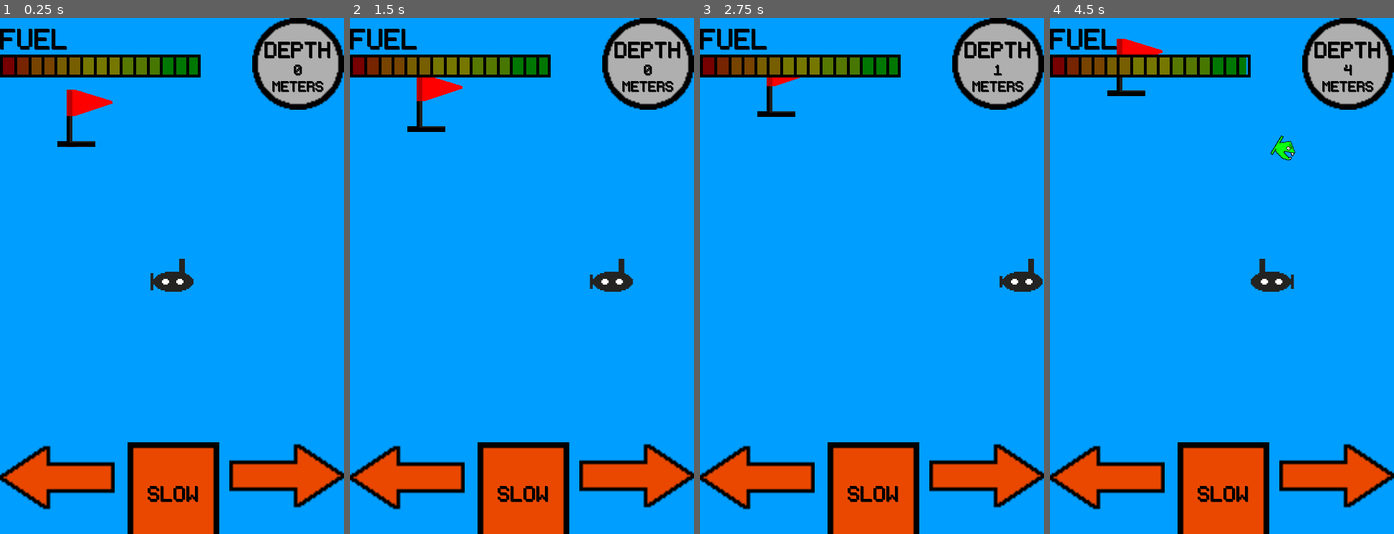
Above: before the commit, frames 1-4 (left to right).
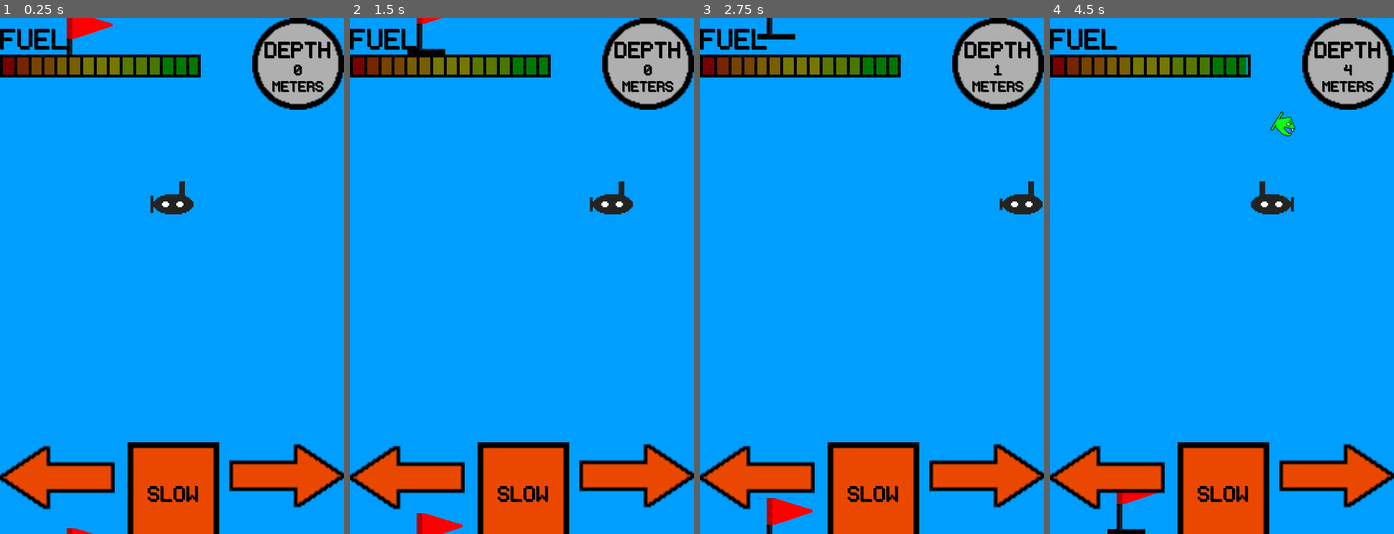
Above: after the commit, the same moments.

Repository: seb-navarro/Endless_Depth
Game: Godot game, scene res://Main/Main.tscn
Same seed, same stepped clock (60 frames per second), same inputs: the game is played once before the commit and once after it.
Inputs:
- Up to frame 1 (0.25 s): no input
- Up to frame 2 (1.5 s): hold D (move_right) 0.53-1.28 s; hold A (move_left) from 1.28 s (still down)
- Up to frame 3 (2.75 s): release A (move_left) at 2.03 s; hold D (move_right) from 2.03 s (still down)
- Up to frame 4 (4.5 s): release D (move_right) at 3.53 s; hold A (move_left) from 3.53 s (still down)

The runs differ from the first frame. In frame 1, 2.0% of the frame differs, in the area x 16-57%, y 0-100%; in frame 2, 2.1%, in the area x 16-83%, y 0-100%; in frame 3, 1.8%; in frame 4, 2.1%.

Commit message:
offset camera so submarine is higher on screen

Diff:
--- a/Camera/camera_2d.gd
+++ b/Camera/camera_2d.gd
@@ -7,8 +7,10 @@
 # Called when the node enters the scene tree for the first time.
 func _ready() -> void:
 	var screen_width = get_viewport().size.x
+	var screen_height = get_viewport().size.y
 	limit_left = 0
 	limit_right = screen_width
+	offset.y = 0.15 * screen_height
 
 
 # Called every frame. 'delta' is the elapsed time since the previous frame.
--- a/Player/Player.tscn
+++ b/Player/Player.tscn
@@ -142,9 +142,9 @@
 "speed": 12.0
 }]
 
-[sub_resource type="Curve2D" id="Curve2D_exuku"]
+[sub_resource type="Curve2D" id="Curve2D_atrv1"]
 _data = {
-"points": PackedVector2Array(0, 0, 0, 0, -400, 360, 0, 0, 0, 0, -400, -520, 0, 0, 0, 0, 400, -520, 0, 0, 0, 0, 400, 360)
+"points": PackedVector2Array(0, 0, 0, 0, -400, 520, 0, 0, 0, 0, -400, -520, 0, 0, 0, 0, 400, -520, 0, 0, 0, 0, 400, 520)
 }
 point_count = 4
 
@@ -171,10 +171,10 @@
 [node name="EnemyTimer" type="Timer" parent="Camera2D"]
 
 [node name="EnemyPath" type="Path2D" parent="Camera2D"]
-curve = SubResource("Curve2D_exuku")
+curve = SubResource("Curve2D_atrv1")
 
 [node name="EnemySpawnLocation" type="PathFollow2D" parent="Camera2D/EnemyPath"]
-position = Vector2(-400, 360)
+position = Vector2(-400, 520)
 rotation = -1.5708
 
 [connection signal="body_entered" from="." to="." method="_on_body_entered"]
